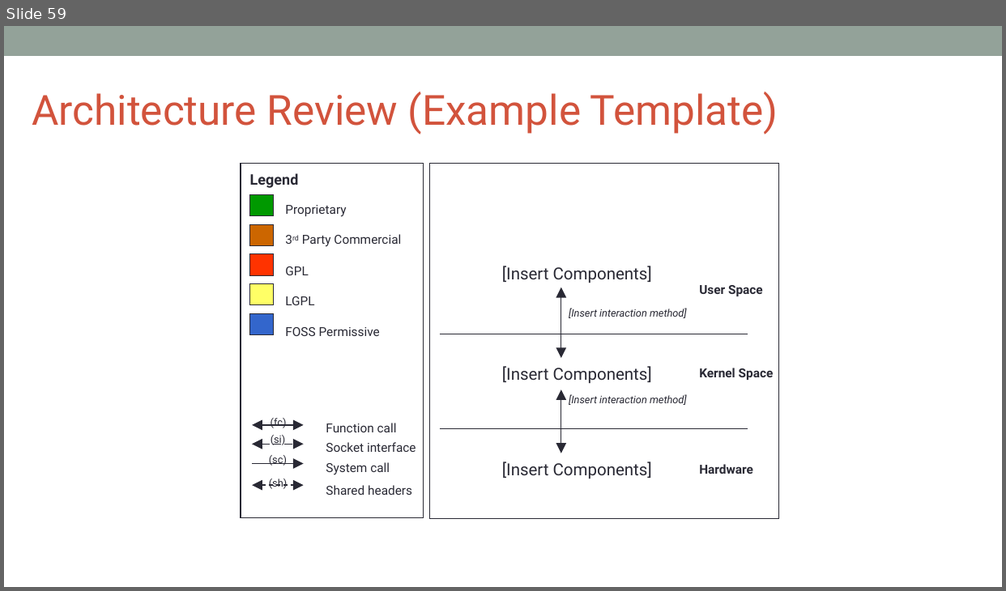
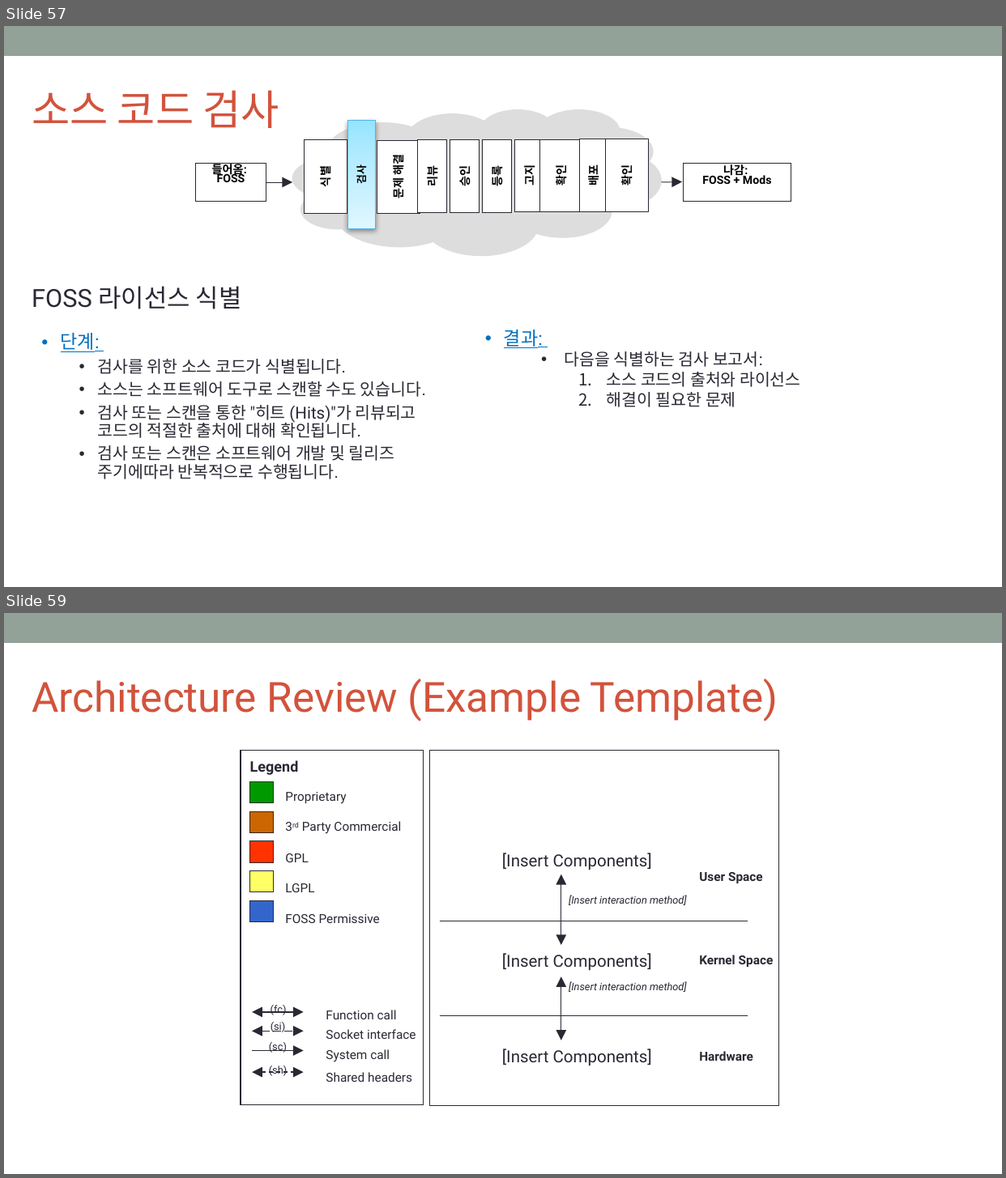
Before and after one commit to OpenChain-KWG/Curriculum-Translation-KR, a slide deck: target/slides/openchain-curriculum-for-1-1.pptx. Shown one above the other, each under a label of ours: slide 59 before the commit, slides 57 and 59 after it; the slides between them are not shown. The pictures are 1006x591 and 1006x1178 pixels, drawn with LibreOffice and Linux fonts; fonts in the diff are those of the drawing; background and template pictures are left out. Boxes give left, top, right and bottom in pixels: in the first picture for what was removed or moved away, otherwise in the second. Text is boxed around its words. In the diff, an @@ line names an element or a change of style, - is before the commit and + after.

```diff
--- a/target/slides/openchain-curriculum-for-1-1.pptx
+++ b/target/slides/openchain-curriculum-for-1-1.pptx
@@ slide 57 added at [4,26,1002,587], background #FFFFFF; not listed: 1 template element that a slide beside it also shows @@
@@ text added at [32,90,279,128], 40 pt, text #D2533C @@
+소스 코드 검사
@@ thought cloud added at [292,109,661,256], fill #DDDDDD @@
@@ rectangle added at [347,120,375,228], fill gradient #95E5FF to #B4EBFF to #E0F7FF, outline #55B4E5 0.75 pt @@
@@ rectangle added at [304,140,347,214], fill #FFFFFF, outline #292934 0.75 pt, 11 pt, text #000000, bold @@
+식별
@@ rectangle added at [377,140,420,213], fill #FFFFFF, outline #292934 0.75 pt, 11 pt, text #000000, bold @@
+문제 해결
@@ rectangle added at [417,139,446,212], fill #FFFFFF, outline #292934 0.75 pt, 11 pt, text #000000, bold @@
+리뷰
@@ rectangle added at [450,139,479,212], fill #FFFFFF, outline #292934 0.75 pt, 11 pt, text #000000, bold @@
+승인
@@ rectangle added at [483,139,512,212], fill #FFFFFF, outline #292934 0.75 pt, 11 pt, text #000000, bold @@
+등록
@@ rectangle added at [514,139,543,212], fill #FFFFFF, outline #292934 0.75 pt, 11 pt, text #000000, bold @@
+고지
@@ rectangle added at [540,139,582,211], fill #FFFFFF, outline #292934 0.75 pt, 11 pt, text #000000, bold @@
+확인
@@ rectangle added at [580,139,609,211], fill #FFFFFF, outline #292934 0.75 pt, 11 pt, text #000000, bold @@
+배포
@@ rectangle added at [606,139,649,211], fill #FFFFFF, outline #292934 0.75 pt, 11 pt, text #000000, bold @@
+확인
@@ rectangle added at [196,163,266,201], fill #FFFFFF, outline #292934 0.75 pt, 11 pt, text #000000, bold @@
+들어옴:
+FOSS
@@ text added at [353,167,368,183], 10 pt, text #000000, bold @@
+검사
@@ rectangle added at [683,163,791,201], fill #FFFFFF, outline #292934 0.75 pt, 11 pt, text #000000, bold @@
+나감:
+FOSS + Mods
@@ arrow added from (266, 182) to (292, 182), #292934 0.75 pt @@
@@ line added from (311, 177) to (311, 177), #292934 0.75 pt @@
@@ arrow added from (661, 182) to (682, 182), #292934 0.75 pt @@
@@ text added at [32,286,242,310], 24 pt, text #292934 @@
+FOSS 라이선스 식별
@@ text added at [61,333,426,480], 16 pt, text #292934 @@
+• 단계:
+  • 검사를 위한 소스 코드가 식별됩니다.
+  • 소스는 소프트웨어 도구로 스캔할 수도 있습니다.
+  • 검사 또는 스캔을 통한 "히트 (Hits)"가 리뷰되고 코드의 적절한 출처에 대해 확인됩니다.
+  • 검사 또는 스캔은 소프트웨어 개발 및 릴리즈 주기에따라 반복적으로 수행됩니다.
@@ text added at [504,330,800,408], 16 pt, text #292934 @@
+• 결과:
+• 다음을 식별하는 검사 보고서:
+  1. 소스 코드의 출처와 라이선스
+  2. 해결이 필요한 문제
```
Also in this commit, not shown: 12 slides changed, 5 other slides added, 6 slides removed, 7 other files.
